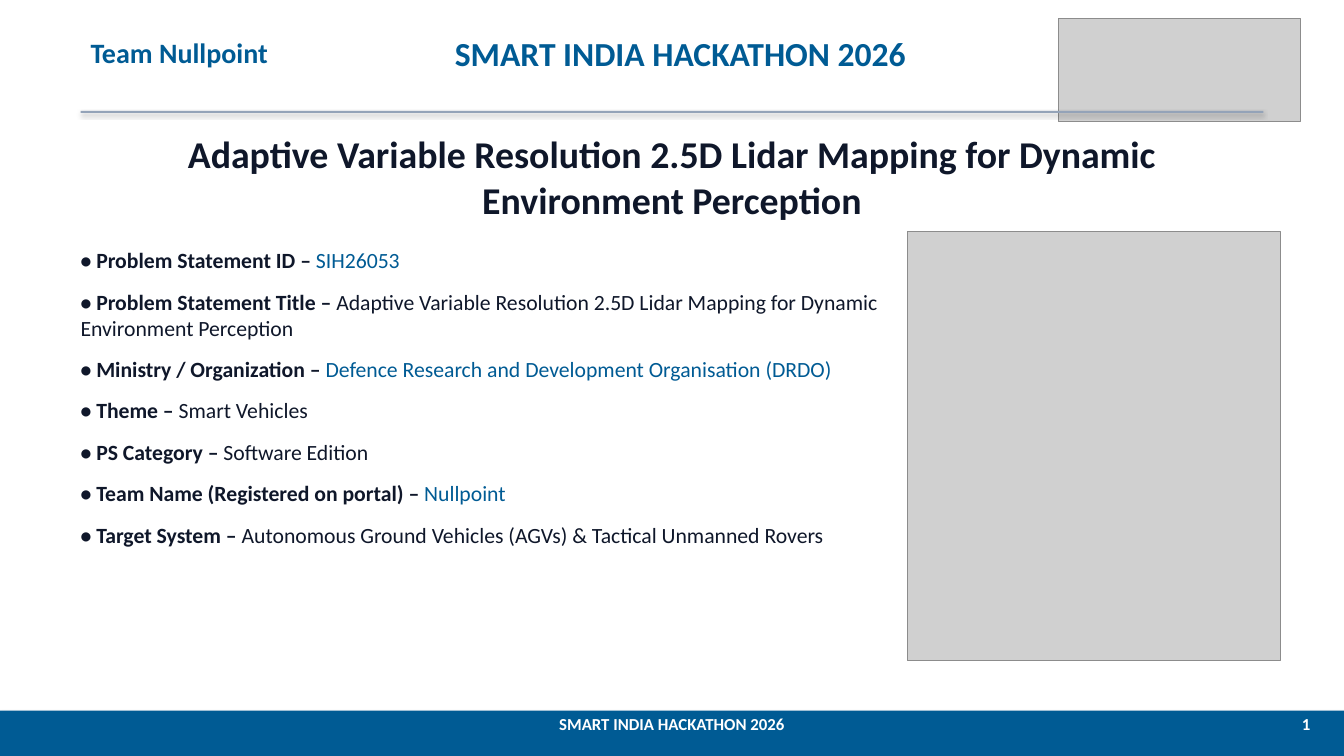
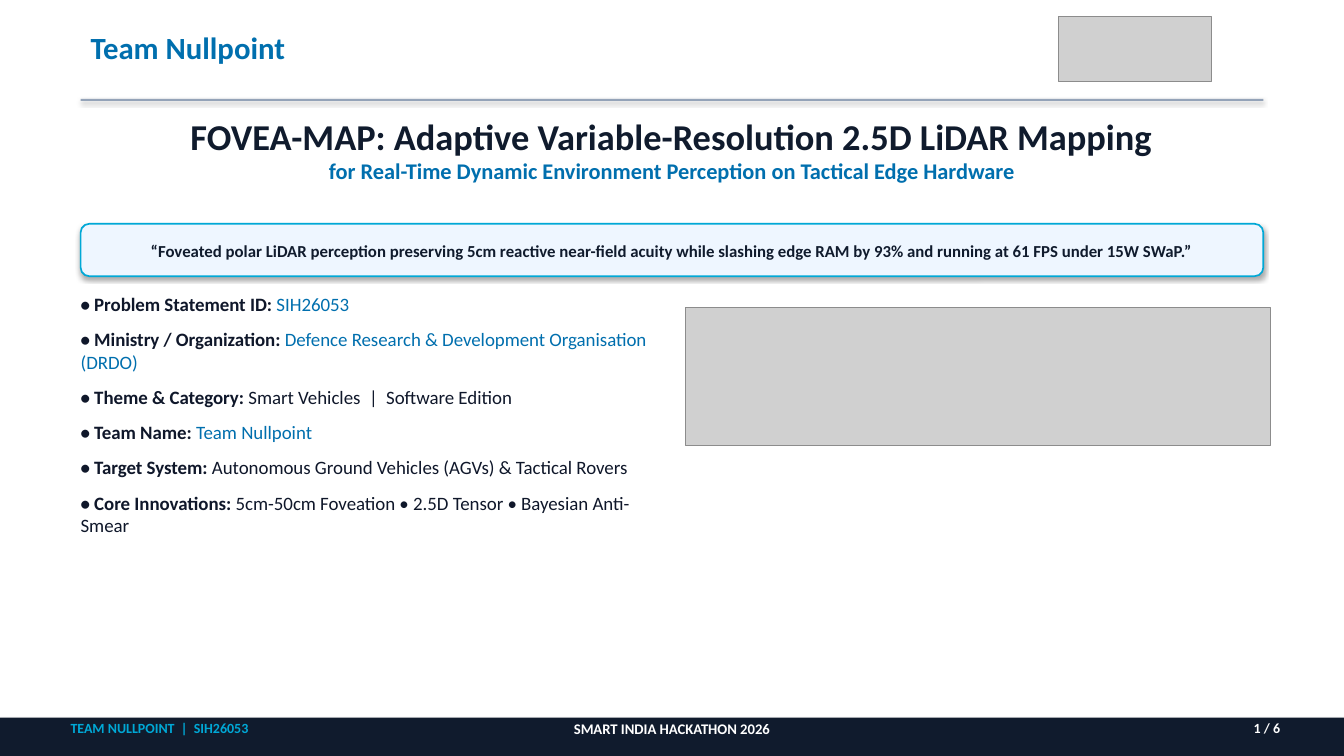
Before and after one commit to MANAV0060/SIH-PROJECT, a slide deck: slide 1 of SIH26053_LiDAR_Mapping_Master_Submission.pptx. Drawn at 1344x756 pixels with LibreOffice and Linux fonts; fonts in the diff are those of the drawing; grey boxes stand for pictures. Boxes give left, top, right and bottom in pixels: in the first picture for what was removed or moved away, otherwise in the second. Text is boxed around its words. In the diff, an @@ line names an element or a change of style, - is before the commit and + after.

```diff
--- a/SIH26053_LiDAR_Mapping_Master_Submission.pptx
+++ b/SIH26053_LiDAR_Mapping_Master_Submission.pptx
@@ text "Team Nullpoint" at <box>91,37,285,64</box>: size 20 to 22 pt, text colour #005B94 to #006FAE @@
@@ picture: place and size @@
-picture at <box>1059,18,1301,122</box>
+picture at <box>1059,16,1212,82</box>
@@ text removed at <box>455,43,906,67</box> @@
-SMART INDIA HACKATHON 2026
@@ rectangle: place and size @@
-rectangle at <box>81,111,1263,113</box>
+rectangle at <box>81,99,1263,101</box>
@@ text at <box>190,124,1151,183</box>: text changed; size 27 to 16 pt; text colour #0F172A to #006FAE @@
-Adaptive Variable Resolution 2.5D Lidar Mapping for Dynamic Environment Perception
+FOVEA-MAP: Adaptive Variable-Resolution 2.5D LiDAR Mapping
+for Real-Time Dynamic Environment Perception on Tactical Edge Hardware
@@ rounded rectangle added at <box>81,224,1263,276</box>, fill #EEF6FF, outline #00A8D6 1.2 pt, 12 pt, text #101B2D, bold @@
+“Foveated polar LiDAR perception preserving 5cm reactive near-field acuity while slashing edge RAM by 93% and running at 61 FPS under 15W SWaP.”
@@ text at <box>81,297,646,532</box>: text changed; size 15.5 to 13.5 pt @@
-• Problem Statement ID – SIH26053
-• Problem Statement Title – Adaptive Variable Resolution 2.5D Lidar Mapping for Dynamic Environment Perception
-• Ministry / Organization – Defence Research and Development Organisation (DRDO)
-• Theme – Smart Vehicles
-• PS Category – Software Edition
-• Team Name (Registered on portal) – Nullpoint
-• Target System – Autonomous Ground Vehicles (AGVs) & Tactical Unmanned Rovers
+• Problem Statement ID: SIH26053
+• Ministry / Organization: Defence Research & Development Organisation (DRDO)
+• Theme & Category: Smart Vehicles | Software Edition
+• Team Name: Team Nullpoint
+• Target System: Autonomous Ground Vehicles (AGVs) & Tactical Rovers
+• Core Innovations: 5cm-50cm Foveation • 2.5D Tensor • Bayesian Anti-Smear
@@ picture: place and size @@
-picture at <box>907,232,1280,661</box>
+picture at <box>686,308,1270,446</box>
@@ rectangle: place and size @@
-rectangle at <box>0,711,1344,756</box>
+rectangle at <box>0,718,1344,756</box>
@@ rectangle at <box>0,718,1344,756</box>: fill #005B94 to #101B2D @@
@@ text added at <box>71,723,249,733</box>, 10 pt, text #00A8D6, bold @@
+TEAM NULLPOINT | SIH26053
@@ text "SMART INDIA HACKATHON 2026": place and size @@
-text "SMART INDIA HACKATHON 2026" at <box>559,718,784,730</box>
+text "SMART INDIA HACKATHON 2026" at <box>574,724,770,734</box>
@@ text "SMART INDIA HACKATHON 2026" at <box>574,724,770,734</box>: size 12 to 10.5 pt @@
@@ text at <box>1254,723,1280,733</box>: text changed; size 12 to 10 pt @@
-1
+1 / 6
```
Also in this commit, not shown: 3 other slides changed, 2 slides added, 2 slides removed, 13 other files.
